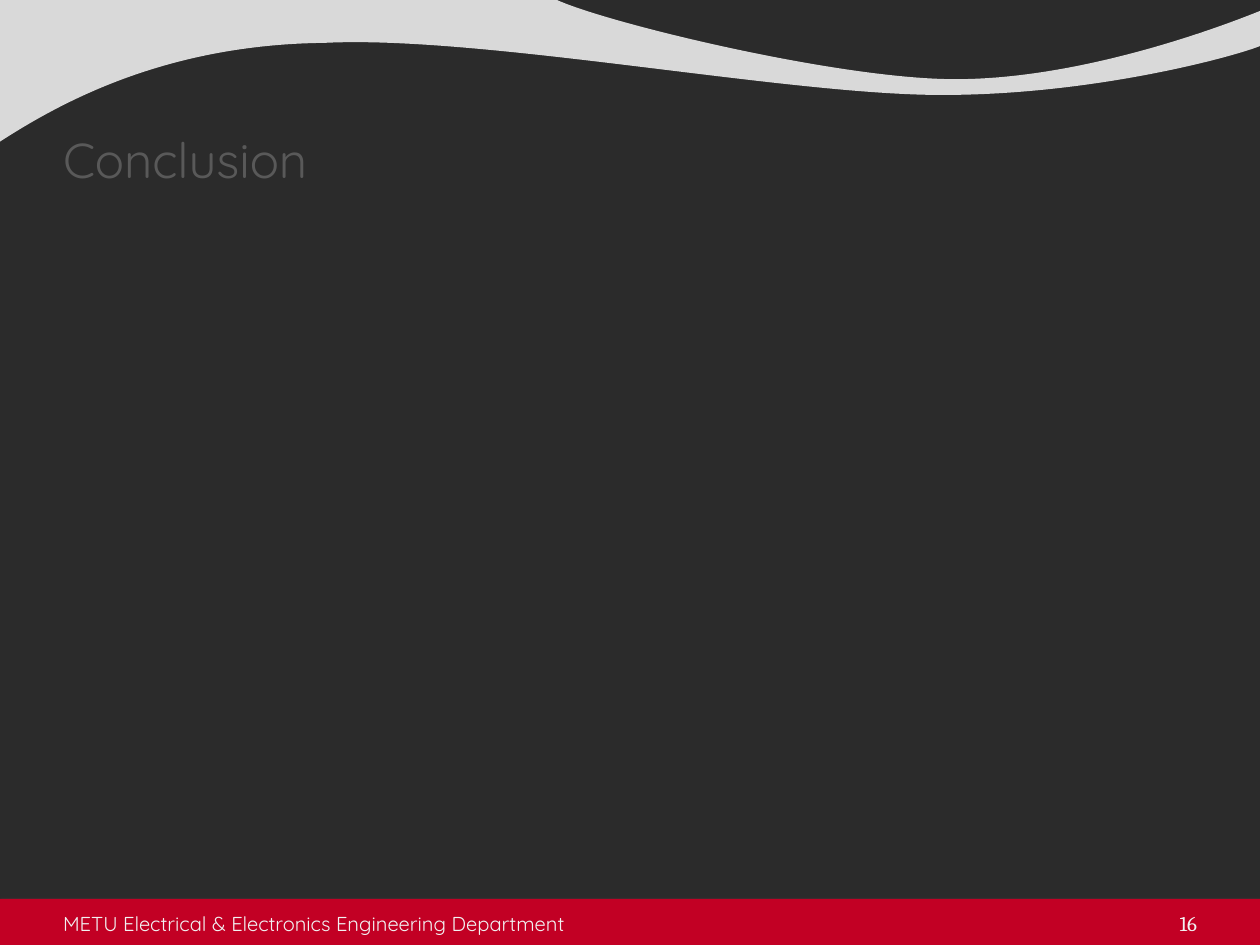
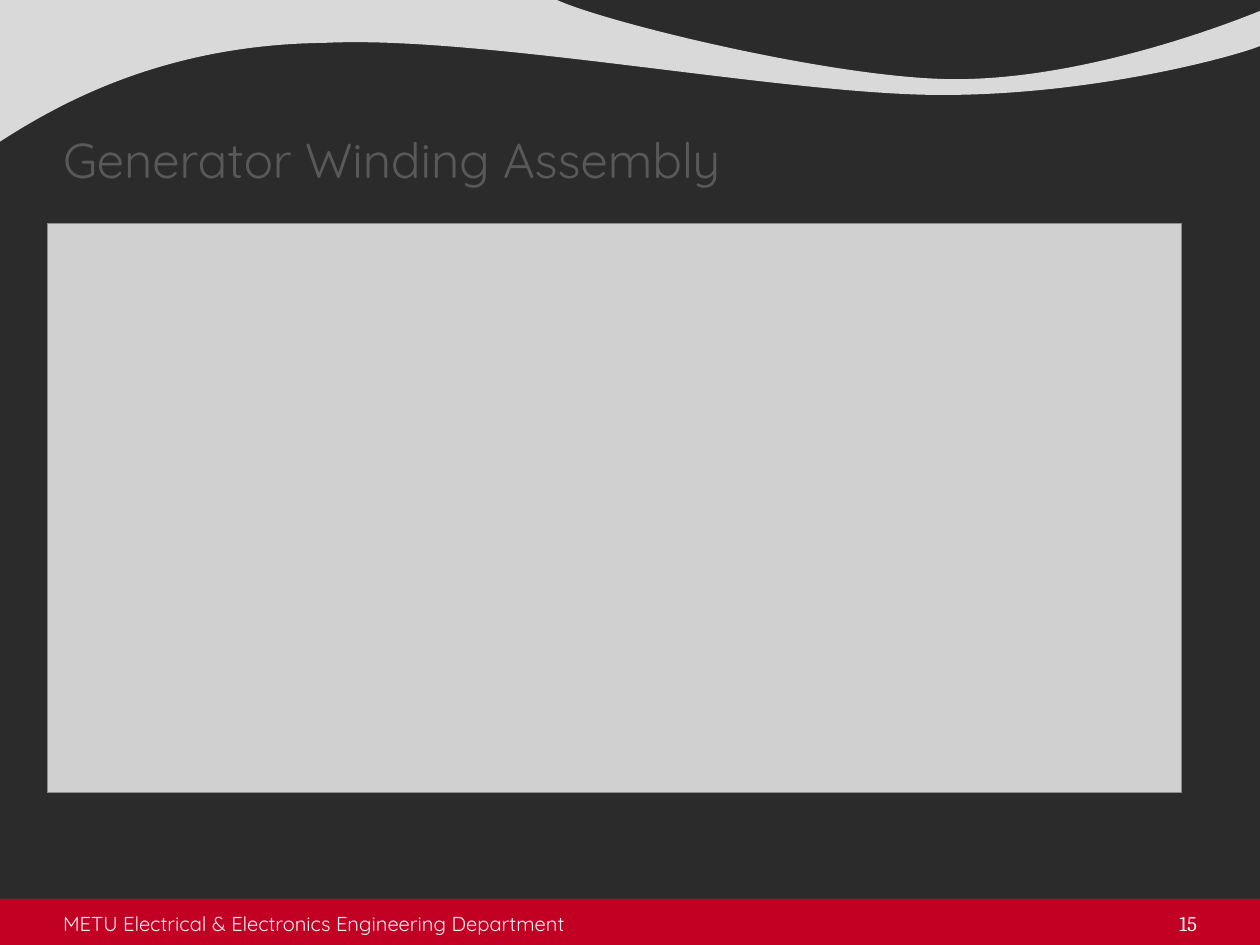
Before and after one commit to sametyakut/Studies, a slide deck: slide 15 of Presentations/Keysani_Sunum_Winding_Design_2023_06_13.pptx (slide 16 before the commit). Drawn at 1260x945 pixels with LibreOffice and Linux fonts; fonts in the diff are those of the drawing; grey boxes stand for pictures; background and template pictures are left out; a plain dark background stands for a picture behind light text. Boxes give left, top, right and bottom in pixels: in the first picture for what was removed or moved away, otherwise in the second. Text is boxed around its words. In the diff, an @@ line names an element or a change of style, - is before the commit and + after.

```diff
--- a/Presentations/Keysani_Sunum_Winding_Design_2023_06_13.pptx
+++ b/Presentations/Keysani_Sunum_Winding_Design_2023_06_13.pptx
@@ title at (x1=63, y1=142, x2=720, y2=187): text changed @@
-Conclusion
+Generator Winding Assembly
@@ picture added at (x1=48, y1=224, x2=1182, y2=793) @@
@@ page number at (x1=1179, y1=917, x2=1197, y2=931): text changed @@
-16
+15
```
Also in this commit, not shown: 6 other slides changed, 24 other files.
